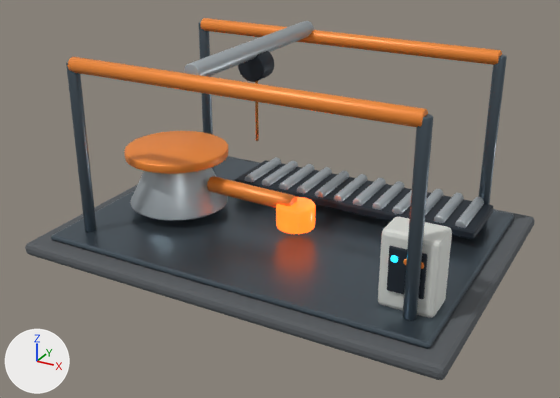
Two versions of the Blender file assets/blender/equatorial_base/casting-yard.blend, one commit apart.
Both versions are drawn from a camera (50 mm lens) standing at (7.39, -13.86, 7.9) and looking at (0.04, -0.49, 1.22). Every picture has the same lights, and +X, +Y and +Z are marked at lower left. The first picture is the older version.

In view in the first picture: 'Casting_ControlCabinet', 'Casting_ConveyorBed', 'Casting_Foundation', 'Casting_GantryBridge', 'Casting_GantryPost_+3.7_+2.35', 'Casting_GantryPost_+3.7_-2.35', 'Casting_GantryPost_-3.7_+2.35', 'Casting_GantryPost_-3.7_-2.35', 'Casting_GantryRail_+2.35', 'Casting_GantryRail_-2.35', 'Casting_PourArm', 'Casting_ReceiverCollar', 'Casting_ReceiverHopper', 'Casting_ServiceApron', 'Casting_Status_02', 'Casting_Status_03' and 17 more.
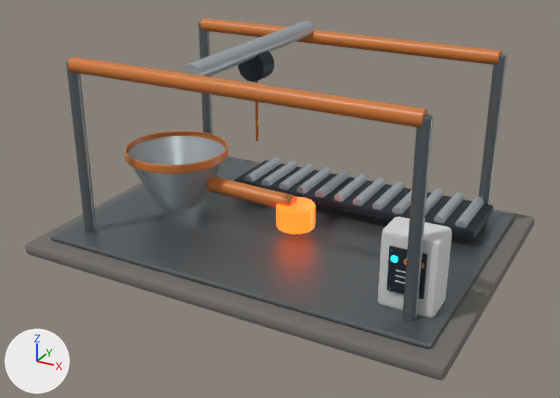
The change, as a list of edits to the scene's bpy script:
```text
Change mat_cast_foundation:
    mat_cast_foundation.base_color: (0.105, 0.115, 0.125) -> (0.17, 0.16, 0.15)  # dark grey #5b5f63 -> grey #736f6c
Change mat_cast_frame:
    mat_cast_frame.base_color: (0.105, 0.14, 0.17) -> (0.18, 0.2, 0.21)  # greyish blue #5b6973 -> grey #767c7e
    mat_cast_frame.roughness: 0.31 -> 0.42
Change mat_cast_safetyorange:
    mat_cast_safetyorange.base_color: (0.9, 0.26, 0.035) -> (0.63, 0.19, 0.035)  # orange #f38b35 -> orange #d07935
Change me_cylinder:
    where me_cylinder.from_pydata(...)  # 72 vertices, 62 faces; spans x -0.13..0.13, y -0.13..0.13, z -1.88..1.88
    used by ob_casting_gantrypost__3_7__2_35; parent = ob_castingyard; location = (-3.7, -2.35, 2.275); rotation_euler = (0.0, 0.0, 3.142), in degrees (0, 0, 180)
    me_cylinder part 1: edges marked sharp go from 0 to 24
Change me_cylinder_001:
    where me_cylinder_001.from_pydata(...)  # 72 vertices, 62 faces; spans x -0.13..0.13, y -0.13..0.13, z -1.88..1.88
    used by ob_casting_gantrypost__3_7__2_35_1; parent = ob_castingyard; location = (-3.7, 2.35, 2.275); rotation_euler = (0.0, 0.0, 3.142), in degrees (0, 0, 180)
    me_cylinder_001 part 2: edges marked sharp go from 0 to 24
Change me_cylinder_002:
    where me_cylinder_002.from_pydata(...)  # 72 vertices, 62 faces; spans x -0.13..0.13, y -0.13..0.13, z -1.88..1.88
    used by ob_casting_gantrypost__3_7__2_35_2; parent = ob_castingyard; location = (3.7, -2.35, 2.275); rotation_euler = (0.0, 0.0, 3.142), in degrees (0, 0, 180)
    me_cylinder_002 part 3: edges marked sharp go from 0 to 24
Change me_cylinder_003:
    where me_cylinder_003.from_pydata(...)  # 72 vertices, 62 faces; spans x -0.13..0.13, y -0.13..0.13, z -1.88..1.88
    used by ob_casting_gantrypost__3_7__2_35_3; parent = ob_castingyard; location = (3.7, 2.35, 2.275); rotation_euler = (0.0, 0.0, 3.142), in degrees (0, 0, 180)
    me_cylinder_003 part 4: edges marked sharp go from 0 to 24
Change me_cylinder_004:
    where me_cylinder_004.from_pydata(...)  # 72 vertices, 62 faces; spans x -0.16..0.16, y -0.16..0.16, z -3.7..3.7
    used by ob_casting_gantryrail__2_35; parent = ob_castingyard; location = (0.0, -2.35, 4.1); rotation_euler = (1.571, 0.0, 1.571), in degrees (90, 0, 90)
    me_cylinder_004 part 5: edges marked sharp go from 0 to 24
Change me_cylinder_005:
    where me_cylinder_005.from_pydata(...)  # 72 vertices, 62 faces; spans x -0.16..0.16, y -0.16..0.16, z -3.7..3.7
    used by ob_casting_gantryrail__2_35_1; parent = ob_castingyard; location = (0.0, 2.35, 4.1); rotation_euler = (1.571, 0.0, 1.571), in degrees (90, 0, 90)
    me_cylinder_005 part 6: edges marked sharp go from 0 to 24
Change me_cylinder_006:
    where me_cylinder_006.from_pydata(...)  # 72 vertices, 62 faces; spans x -0.18..0.18, y -0.18..0.18, z -2.35..2.35
    used by ob_casting_gantrybridge; parent = ob_castingyard; location = (-0.8, 0.0, 4.28); rotation_euler = (-1.571, 3.142, 0.0), in degrees (-90, 180, 0)
    me_cylinder_006 part 7: edges marked sharp go from 0 to 24
Change me_cone:
    used by ob_casting_receiverhopper; parent = ob_castingyard; location = (-2.65, -0.45, 1.2)
    remove me_cone.from_pydata(...)  # 168 vertices, 142 faces; spans x -1.13..1.13, y -1.13..1.13, z -0.6..0.6
    add me_cone.from_pydata(...)  # 336 vertices, 336 faces; spans x -1.13..1.13, y -1.13..1.13, z -0.6..0.6
    me_cone part 8: 168 vertices removed from x -1.13..1.13, y -1.13..1.13, z -0.6..0.6; 336 vertices added at x -1.13..1.13, y -1.13..1.13, z -0.6..0.6
    me_cone part 9: the surface is now shaded flat
Change me_cylinder_009:
    used by ob_casting_receivercollar; parent = ob_castingyard; location = (-2.65, -0.45, 1.82)
    remove me_cylinder_009.from_pydata(...)  # 168 vertices, 142 faces; spans x -1.17..1.17, y -1.17..1.17, z -0.1..0.1
    add me_cylinder_009.from_pydata(...)  # 336 vertices, 336 faces; spans x -1.17..1.17, y -1.17..1.17, z -0.1..0.1
    me_cylinder_009 part 10: 168 vertices added at x -1.15..1.15, y -1.15..1.15, z -0.08..0.08
    me_cylinder_009 part 11: the surface is now shaded flat
Change me_cylinder_010:
    where me_cylinder_010.from_pydata(...)  # 72 vertices, 62 faces; spans x -0.18..0.18, y -0.18..0.18, z -1.05..1.05
    used by ob_casting_pourarm; parent = ob_casting_pourpivot; location = (-0.7, -0.45, 1.175); rotation_euler = (1.595, 0.0, 1.571), in degrees (91, 0, 90)
    me_cylinder_010 part 12: edges marked sharp go from 0 to 24
Change me_cube_003:
    where me_cube_003.from_pydata(...)  # 56 vertices, 54 faces; spans x -0.55..0.55, y -0.38..0.38, z -0.77..0.77
    used by ob_casting_controlcabinet; parent = ob_castingyard; location = (3.55, -1.85, 1.15)
    me_cube_003 part 13: edges marked sharp go from 0 to 36
Add ob_detail_casting_controlface_001:
    ob_detail_casting_controlface_001 = bpy.data.objects.new('Detail_Casting_ControlFace.001', me_cube_005)  # a box spanning x -0.192..0.192, y -0.004..0.004, z -0.012..0.012; a box spanning x -0.192..0.192, y -0.004..0.004, z 0.095..0.12; a box spanning x -0.192..0.192, y -0.004..0.004, z 0.203..0.228; in mat_cast_thermalwhite (light grey #d6d8d7)
    ob_detail_casting_controlface_001.parent = ob_casting_controlface
    ob_detail_casting_controlface_001.location = (0.0, -0.038, -0.198)
```

Location of each change, (x1, y1, x2, y2) in pixels of the pictures (560 x 398 px; the box of a moved part takes in the faces that stretch with it):
'Casting_ServiceApron', recoloured, surface changed: (51, 157, 514, 348) in both
'Casting_Foundation', recoloured: (25, 156, 535, 380) in both
'Casting_GantryRail_-2.35', recoloured, shading changed: (68, 57, 428, 127) in both
'Casting_ReceiverHopper', reshaped: before (130, 168, 228, 221); after (127, 136, 226, 209)
'Casting_GantryRail_+2.35', recoloured, shading changed: (200, 18, 502, 65) in both
'Casting_ReceiverCollar', recoloured, reshaped: (124, 131, 228, 174) in both
'Casting_GantryPost_+3.7_-2.35', recoloured, surface changed, shading changed: (402, 114, 433, 321) in both
'Casting_GantryPost_-3.7_-2.35', recoloured, surface changed, shading changed: (66, 62, 97, 232) in both
'Casting_GantryPost_+3.7_+2.35', recoloured, surface changed, shading changed (greyish blue to grey): (479, 55, 507, 204) in both
'Casting_PourArm', recoloured, shading changed: (207, 176, 296, 208) in both
'Casting_GantryPost_-3.7_+2.35', recoloured, surface changed, shading changed: (199, 22, 213, 135) in both
'Detail_Casting_ControlFace.001', added: after (395, 269, 406, 284)
'Detail_Casting_ControlFace', now drawn: after (388, 249, 424, 298)
'Casting_Status_02', recoloured: (403, 259, 407, 265) in both
part 7 of me_cylinder_006, shading changed: (184, 27, 314, 77) in both
part 8 of me_cone, moved or reshaped: before (130, 168, 228, 221); after (127, 136, 226, 209)
part 10 of me_cylinder_009, added (orange): after (126, 131, 227, 152)
part 13 of me_cube_003, shading changed: (378, 219, 451, 318) in both
